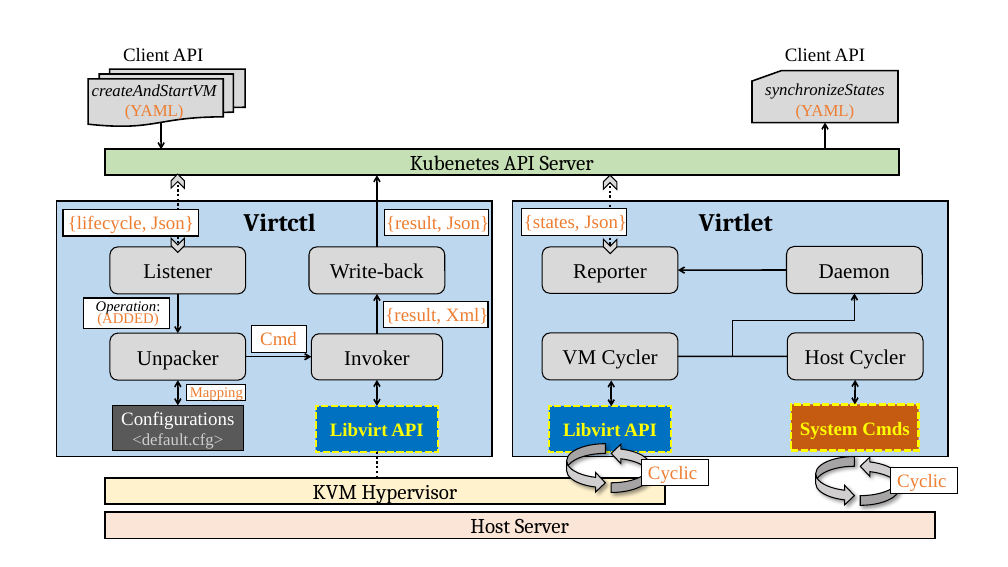
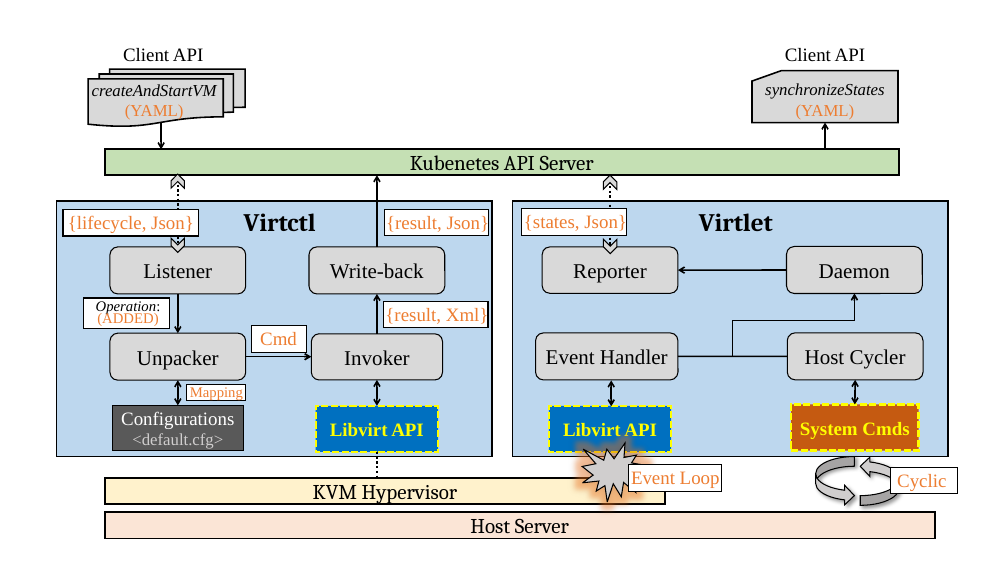
Before and after one commit to zwjhuhu/kubevmm, a slide deck: slide 1 of docs/design/kubevirt_executor_design.pptx. Drawn at 1008x567 pixels with LibreOffice and Linux fonts; fonts in the diff are those of the drawing. Boxes give left, top, right and bottom in pixels: in the first picture for what was removed or moved away, otherwise in the second. Text is boxed around its words. In the diff, an @@ line names an element or a change of style, - is before the commit and + after.

```diff
--- a/docs/design/kubevirt_executor_design.pptx
+++ b/docs/design/kubevirt_executor_design.pptx
@@ rounded rectangle "Event Handler": place and size @@
-rounded rectangle "Event Handler" at [542, 333, 678, 380]
+rounded rectangle "Event Handler" at [535, 333, 678, 380]
@@ text in rounded rectangle at [546, 349, 668, 364]: text changed @@
-VM Cycler
+Event Handler
@@ curved right arrow removed at [567, 444, 606, 493] @@
@@ irregular seal added at [582, 443, 646, 502], fill #D0CECE, outline #000000 1 pt @@
@@ curved right arrow removed at [612, 444, 650, 493] @@
@@ rectangle: place and size @@
-rectangle at [641, 460, 709, 486]
+rectangle at [628, 465, 721, 492]
@@ text at [631, 471, 720, 488]: text changed @@
-Cyclic
+Event Loop
```
Also in this commit, not shown: 9 other files.
